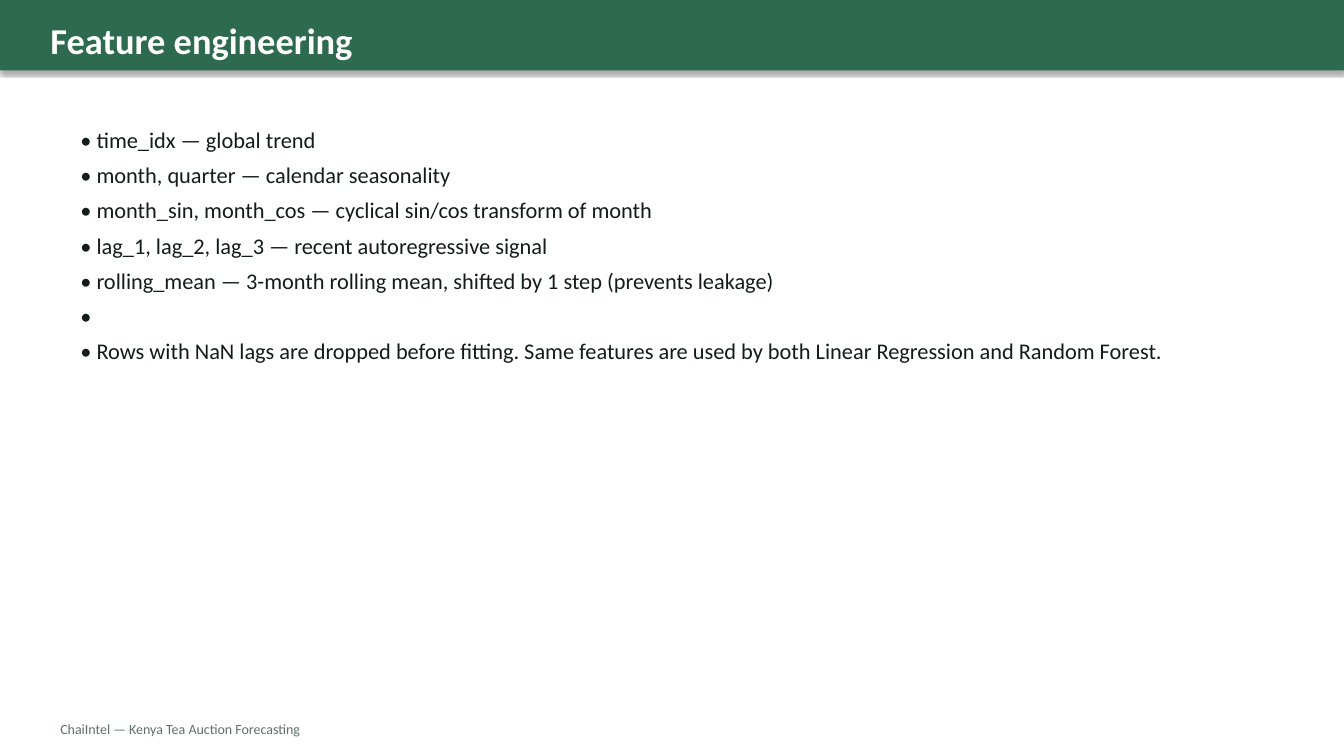
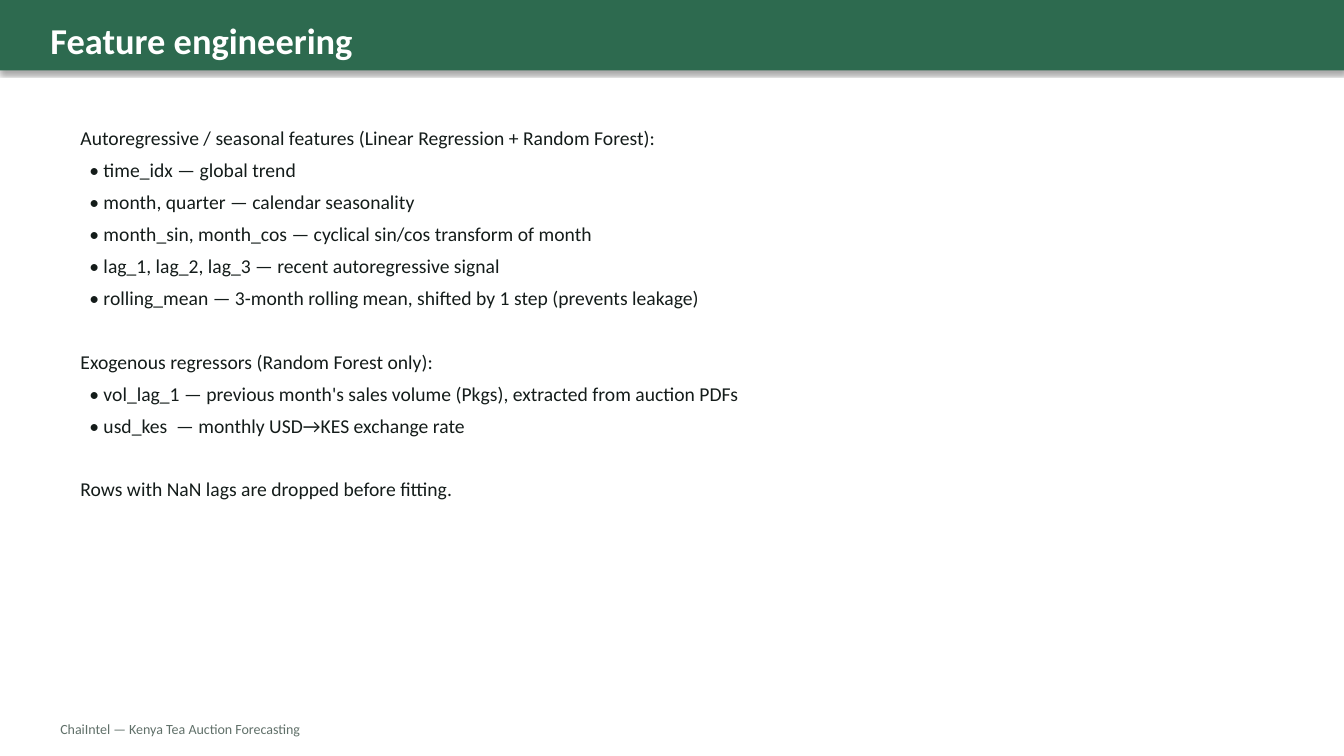
Before and after one commit to benodongo/ChaiIntel, a slide deck: slide 8 of analytics/static/analytics/docs/ChaiIntel-Presentation.pptx. Drawn at 1344x756 pixels with LibreOffice and Linux fonts; fonts in the diff are those of the drawing. Boxes give left, top, right and bottom in pixels: in the first picture for what was removed or moved away, otherwise in the second. Text is boxed around its words. In the diff, an @@ line names an element or a change of style, - is before the commit and + after.

Commit message:
Add sales volume (Pkgs) and USD/KES exchange rate features
Data pipeline:
* scripts/extract_sales_volumes.py parses the monthly KTDA auction PDFs in
  salesreport/ using pdfplumber. From the totals row at the bottom of each
  PDF it extracts per-grade Avg price (already in CSV) and per-grade Pkgs
  (sales volume), plus aggregate total_pkgs / total_kgs / total_avg.
* Adds monthly USD->KES exchange rate. Tries exchangerate.host first; falls
  back to a static historical lookup table baked into the script when the
  API is unreachable (no API key required).
* Dedupes rows by auction_no when two filenames carry the same auction
  number (May 2023.pdf and May 2025.pdf were duplicates of auction 2025/21).
* Skips the 15 daily-sale PDFs as they are Print-to-PDF outputs with no
  embedded text (would require OCR).
* Caches FX results in analytics/data/.fx_cache.json so reruns are offline.

Modelling:
* analytics/rfutils.py: new VOLUME_COLS / FX_COL / EXOG_COLS constants.
* load_historical_data preserves <grade>_pkgs and usd_kes columns and uses
  ISO 8601 date parsing (fixed silent collapse when dayfirst=True misread
  YYYY-MM-DD as DD-MM-YYYY).
* create_features(..., include_exog=True) adds vol_lag_1 (previous month's
  Pkgs) and usd_kes as additional features. Lag-1 volume avoids leakage.
* rf_forecast / rf_cv_metrics now consume the exog features by default
  (RF_USE_EXOG = True). Linear Regression, SARIMAX and Naive are unchanged
  so the per-grade comparison table stays apples-to-apples.
* rf_forecast carries the last-known volume and FX forward through the
  recursive multi-step loop.

Docs:
* analytics/static/analytics/docs/model-justification.md updated with the
  new feature section + a clear dataset-size caveat.
* scripts/generate_presentation.py reflects the new feature engineering;
  ChaiIntel-Presentation.pptx regenerated with live numbers.

Verified end-to-end: dashboard renders HTTP 200 with the new CSV, chosen
global model on this 8-row dataset is now Linear Regression (RF drops
because the extra exog regressors overfit on so few observations).

```diff
--- a/analytics/static/analytics/docs/ChaiIntel-Presentation.pptx
+++ b/analytics/static/analytics/docs/ChaiIntel-Presentation.pptx
@@ text at <box>80,131,655,149</box>: paragraph added @@
+Autoregressive / seasonal features (Linear Regression + Random Forest):
@@ text at <box>103,163,698,309</box>: size 16 to 14 pt in "• time_idx — global trend", "• month, quarter — calendar seasonality", "• month_sin, month_cos — cyclical sin/cos transform ...", "• lag_1, lag_2, lag_3 — recent autoregressive ..." and 1 more places @@
@@ text at <box>80,355,738,500</box>: text changed; size 16 to 14 pt @@
-•
-• Rows with NaN lags are dropped before fitting. Same features are used by both Linear Regression and Random Forest.
+Exogenous regressors (Random Forest only):
+• vol_lag_1 — previous month's sales volume (Pkgs), extracted from auction PDFs
+• usd_kes — monthly USD→KES exchange rate
+Rows with NaN lags are dropped before fitting.
```
Also in this commit, not shown: 6 other slides changed, 1 slide removed, 31 other files.
